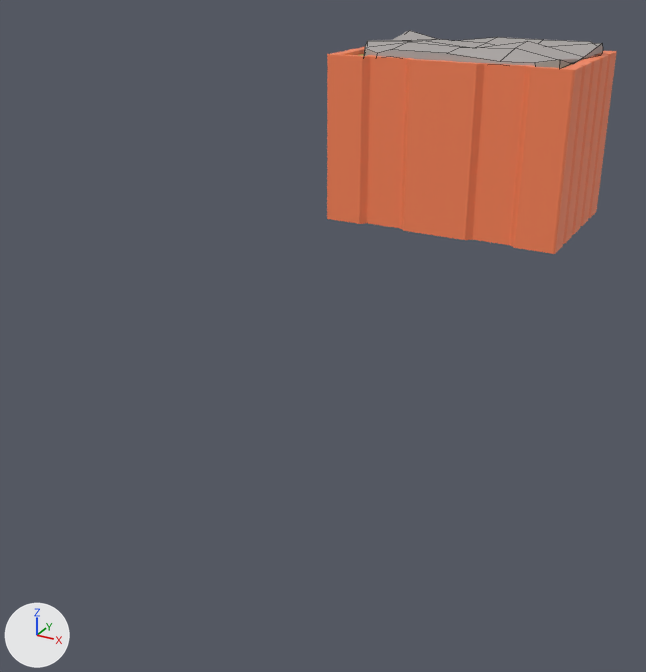
The FBX model 3Dtesting/assets/models/mörtel auf brick (weniger rillen).fbx, before and after one commit.
Before and after are seen from a 50 mm lens placed at (-3.143, -4.225, 0.952), pointed at (-3.663, -3.281, 0.48). The lights are fixed; the arrows at lower left show +X, +Y and +Z. Mesh edges are drawn as thin lines on the coarser meshes. Where no turn or scale is listed for an object, it has been applied to the vertices.

The first picture shows 'Außenziegel template.001', 'mörtel'.
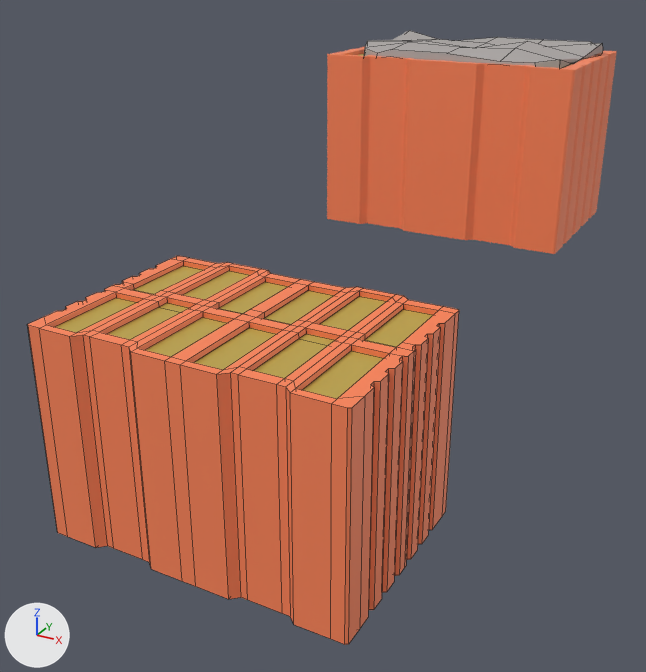
Changed parts and their boxes (x1, y1, x2, y2) in the pictures (646 x 672 px):
'Außenziegel template.002', added (orange): after (27, 256, 459, 645)
    faces in mat_material_002 (orange #ff8659): (27, 256, 459, 645)
    faces in mat_material_003 (yellow #bea64a): (56, 266, 433, 399)

What the commit changed:
Mesh me_cube_016 is new.
It has 476 vertices, 418 faces and spans x -0.182..0.183, y -0.127..0.128, z -0.125..0.125.
Faces by material slot: [382, 36].
It uses material mat_material_002 (orange #ff8659).
It uses material mat_material_003 (yellow #bea64a).
Object 'Außenziegel template.002' (ob_außenziegel_template_002) is new; it shows me_cube_016.
Its location is (-3.619, -3.517, 0.477).
